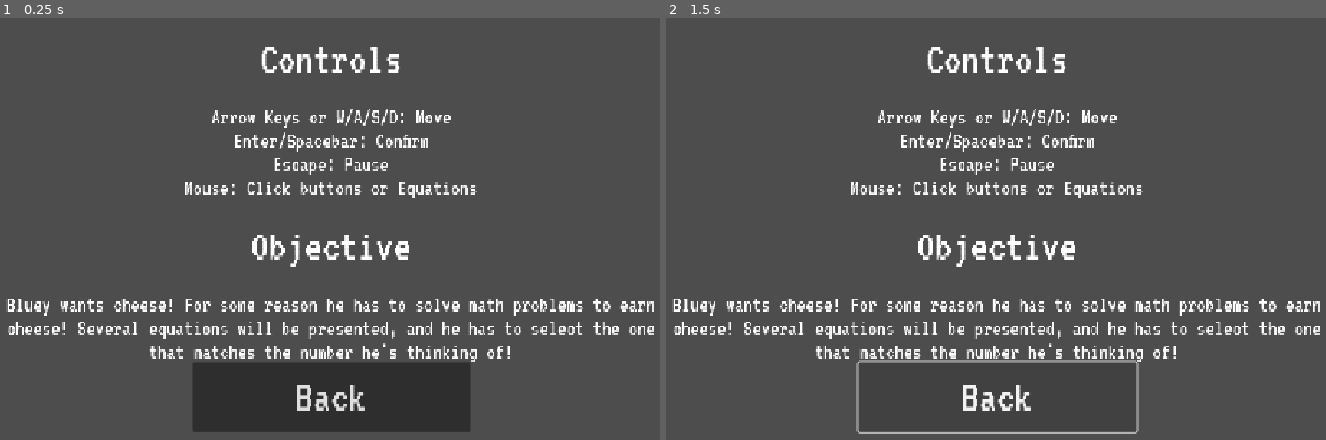
Above: before the commit, frames 1-2 (left to right).
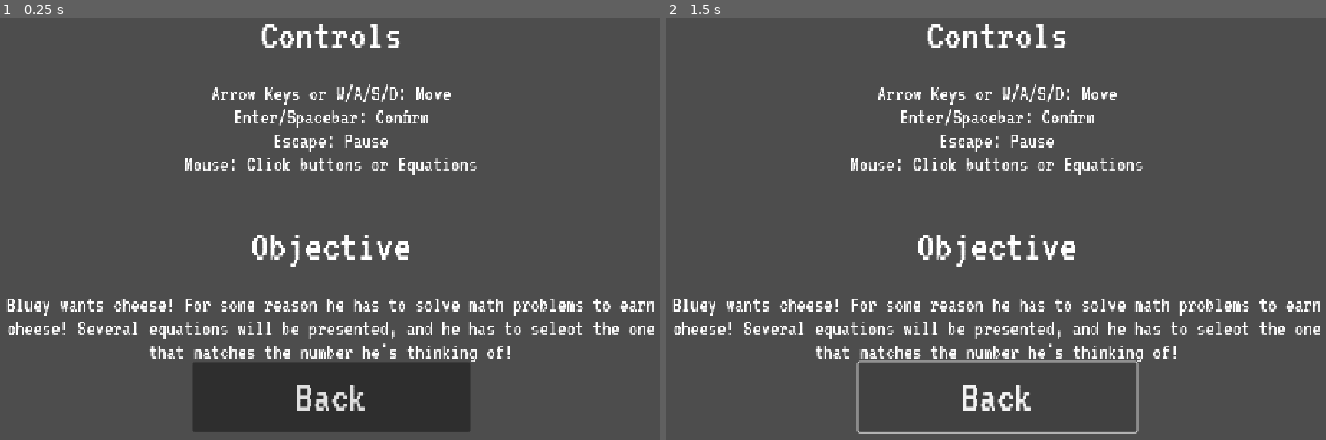
Above: after the commit, the same moments.

Repository: sdepouw/mathematics-and-cheese
Game: Godot game, scene res://Scenes/InstructionsScreen/instructions_screen.tscn
Two runs of this game, one before a commit and one after it. Both use one fixed random seed, a clock stepped at 60 frames per second and the inputs below. This scene is started directly instead of the project's main scene. Sound files missing from this copy of the repository are replaced by a short silence.
Inputs (mouse positions are in pixels of both pictures, inside the frame that each line leads up to):
- Up to frame 1 (0.25 s): no input
- Up to frame 2 (1.5 s): tap Enter at 0.5 s; hold D (move_right) 0.53-1.25 s; tap Space (confirm) at 0.6 s; click (996, 237) at 0.67 s; click "Back" at 1.25 s

The runs differ from the first frame. In frame 1, 3.6% of the frame differs, in the area x 28-73%, y 1-43%; in frame 2, 3.6%.

Commit message:
Move text files into own global class

Diff:
--- a/Game/Globals/globals.gd
+++ b/Game/Globals/globals.gd
@@ -5,9 +5,3 @@
 
 ## Represents an orthogonal direction
 enum Direction {LEFT, RIGHT, UP, DOWN}
-
-const _CONTROLS_TEXT_FILE_PATH: String = "res://Assets/Text/controls.txt"
-
-## Gets what the controls are for the game as player-readable instructions
-func get_controls_text() -> String:
-  return FileAccess.get_file_as_string(_CONTROLS_TEXT_FILE_PATH).strip_edges()
--- /dev/null
+++ b/Game/Globals/text.gd
@@ -0,0 +1,15 @@
+## Loads various text resources from files
+
+# Included in global scope, so no class_name (must extend Node)
+extends Node
+
+const _TEXT_ASSETS_PATH_PREFIX: String = "res://Assets/Text/{filename}.txt"
+
+## Text describing the Player's controls
+var controls: String = FileAccess.get_file_as_string(_TEXT_ASSETS_PATH_PREFIX.format({"filename": "controls"}))
+
+## Text shown during credits
+var credits: String = FileAccess.get_file_as_string(_TEXT_ASSETS_PATH_PREFIX.format({"filename": "credits"}))
+
+## Text for How to Play
+var instructions: String = FileAccess.get_file_as_string(_TEXT_ASSETS_PATH_PREFIX.format({"filename": "instructions"}))
--- a/Game/Scenes/Credits/credits.gd
+++ b/Game/Scenes/Credits/credits.gd
@@ -1,10 +1,9 @@
 class_name CreditsScreen extends Node
 
-const _CREDITS_TEXT_FILE_PATH: String = "res://Assets/Text/credits.txt"
 @onready var _credits_text_label: ClickableRichTextLabel = $CreditsText
 
 func _ready() -> void:
-  _credits_text_label.text = FileAccess.get_file_as_string(_CREDITS_TEXT_FILE_PATH)
+  _credits_text_label.text = Text.credits
 
 func _on_back_button_pressed() -> void:
   EventBus.Screen.load_main_menu.emit()
--- a/Game/Scenes/InstructionsScreen/instructions_screen.gd
+++ b/Game/Scenes/InstructionsScreen/instructions_screen.gd
@@ -1,13 +1,11 @@
 class_name InstructionsScreen extends Node
 
-const _INSTRUCTIONS_TEXT_FILE_PATH: String = "res://Assets/Text/instructions.txt"
-const _CONTROLS_TEXT_FILE_PATH: String = "res://Assets/Text/controls.txt"
 @onready var _instructions_label: ClickableRichTextLabel = $InstructionsLabel
 
 func _ready() -> void:
-  var instructions_template: String = FileAccess.get_file_as_string(_INSTRUCTIONS_TEXT_FILE_PATH)
-  var controls: String = Globals.get_controls_text()
-  _instructions_label.text = instructions_template.format({"controls": controls})
+  _instructions_label.text = Text.instructions\
+    .format({"controls": Text.controls})\
+    .strip_edges()
 
 func _on_back_button_pressed() -> void:
   EventBus.Screen.load_main_menu.emit()
--- a/Game/Scenes/PauseScreen/pause_screen.gd
+++ b/Game/Scenes/PauseScreen/pause_screen.gd
@@ -12,7 +12,7 @@
 
 func _ready() -> void:
   self.visible = false
-  _controls_label.text = Globals.get_controls_text()
+  _controls_label.text = Text.controls
 
 func _process(_delta: float) -> void:
   # We have to manually parse inputs instead of relying on EventBus
--- a/Game/project.godot
+++ b/Game/project.godot
@@ -23,6 +23,7 @@
 EventBus="*res://Globals/event_bus.gd"
 HighScore="*res://Globals/high_score.gd"
 Options="*res://Globals/options.gd"
+Text="*res://Globals/text.gd"
 
 [debug]
 
Not shown, added: Game/Globals/text.gd.uid
